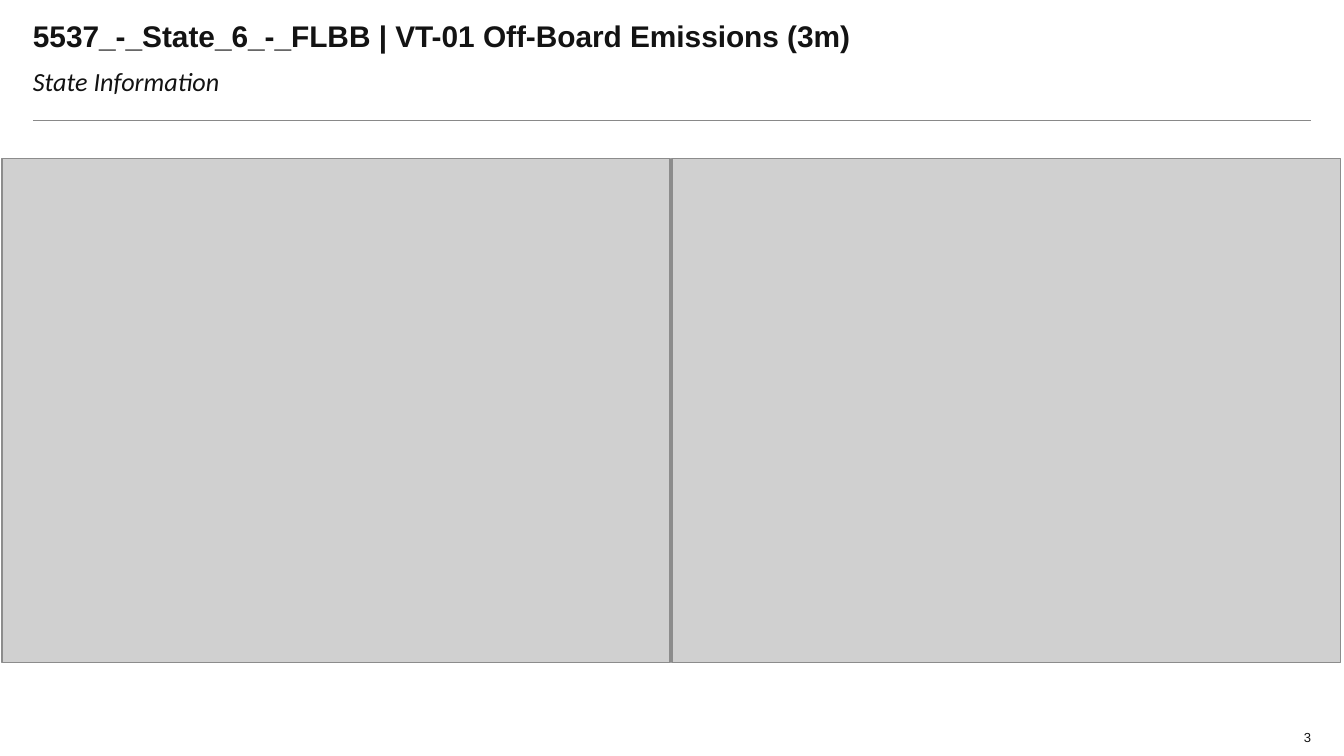
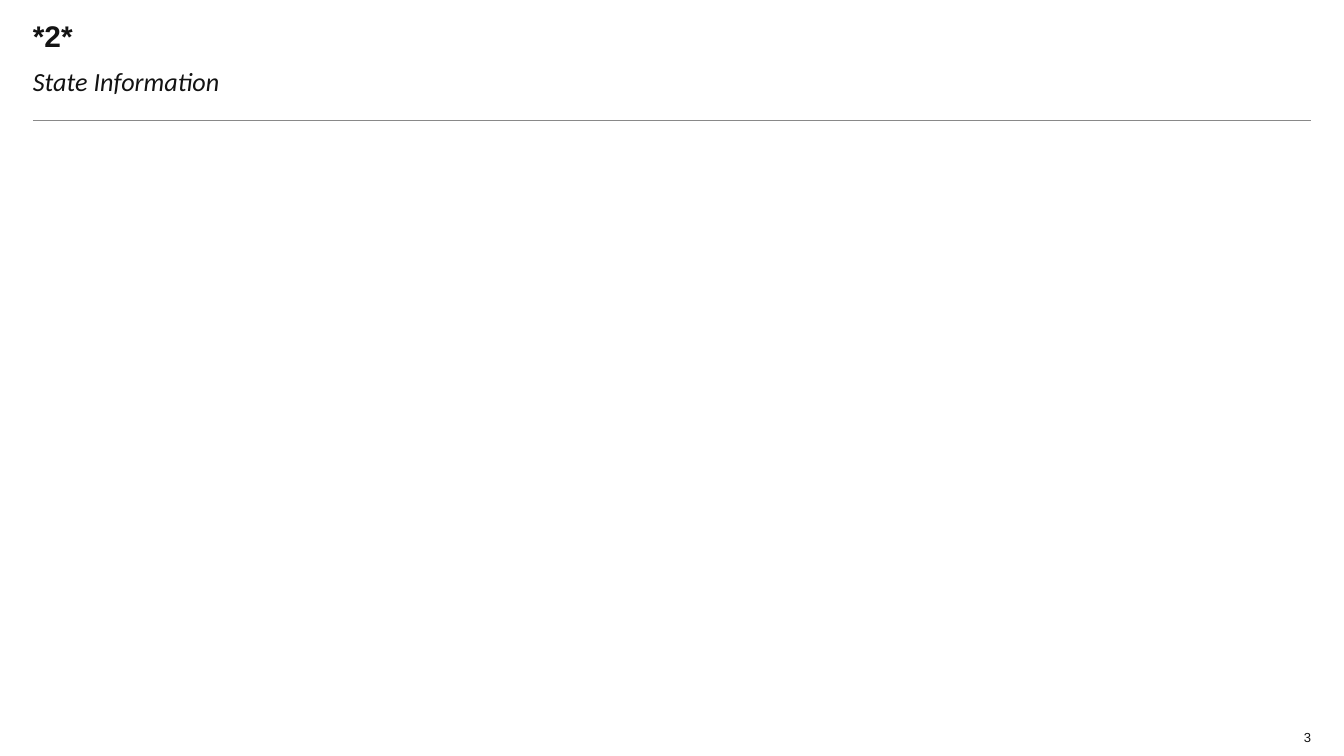
Before and after one commit to Laurapaws/graphGrabber, a slide deck: slide 3 of newDeck.pptx. Drawn at 1344x756 pixels with LibreOffice and Linux fonts; fonts in the diff are those of the drawing; grey boxes stand for pictures; background and template pictures are left out. Boxes give left, top, right and bottom in pixels: in the first picture for what was removed or moved away, otherwise in the second. Text is boxed around its words. In the diff, an @@ line names an element or a change of style, - is before the commit and + after.

```diff
--- a/newDeck.pptx
+++ b/newDeck.pptx
@@ title at (x1=33, y1=26, x2=73, y2=47): text changed @@
-5537_-_State_6_-_FLBB | VT-01 Off-Board Emissions (3m)
+*2*
@@ picture removed at (x1=1, y1=159, x2=669, y2=663) @@
@@ picture removed at (x1=672, y1=159, x2=1340, y2=663) @@
```
Also in this commit, not shown: 8 other slides changed, 1 other file.
